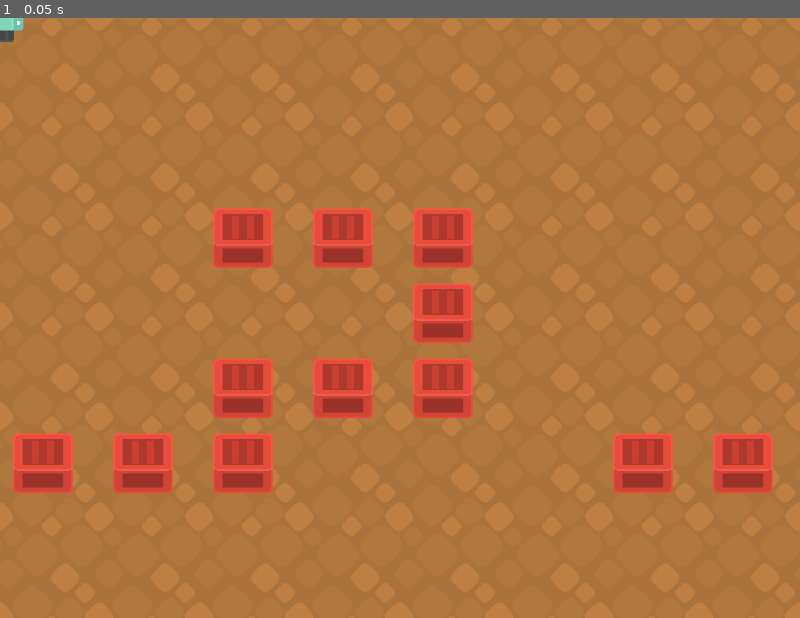
Above: before the commit, frame 1.
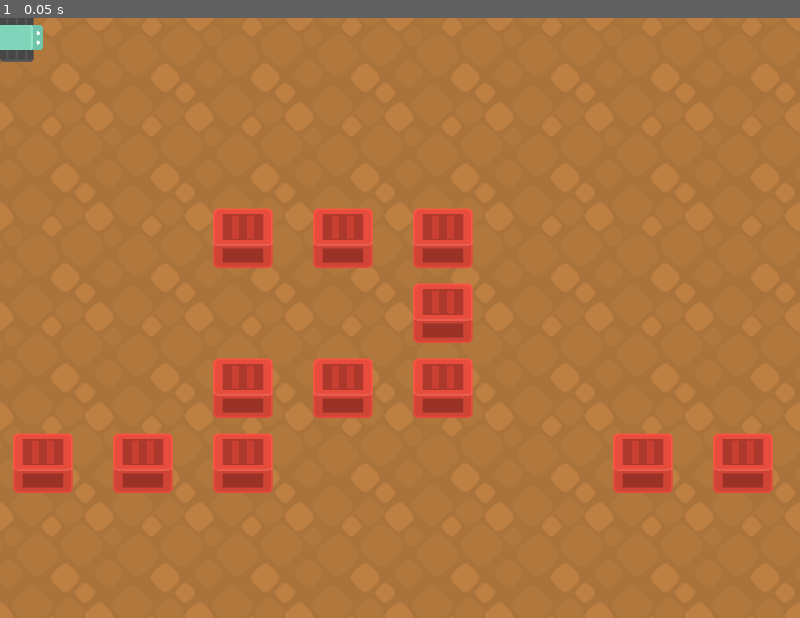
Above: after the commit, the same moment.

Repository: Herbrant/riBOTtaro
Game: Godot game, scene res://scene/base.tscn
Same seed, same stepped clock (60 frames per second), same inputs: the game is played once before the commit and once after it.
Inputs:
- Up to frame 1 (0.05 s): no input

The runs differ from the first frame. In frame 1, 0.3% of the frame differs, in the area x 0-6%, y 0-8%.

Commit message:
feat: updated controller

Diff:
--- a/godot/scene/base.tscn
+++ b/godot/scene/base.tscn
@@ -90,6 +90,7 @@
 [node name="CharacterBody2D" type="CharacterBody2D" parent="."]
 light_mask = 15
 visibility_layer = 15
+position = Vector2(25, 25)
 rotation = 0.000163446
 script = ExtResource("3_f5dfi")
 
--- a/godot/script/CharacterBody2D.gd
+++ b/godot/script/CharacterBody2D.gd
@@ -10,27 +10,27 @@
 	screen_size = get_viewport_rect().size
 	server.listen(PORT)
 
-func _physics_process(delta):
+func _process(delta):
 	var err: Error
 	socket.accept_stream(server.take_connection())
 	socket.poll()
 
 	var state = socket.get_ready_state()
+	var data
 
 	if state == WebSocketPeer.STATE_OPEN:
 		while socket.get_available_packet_count():
 			var packet = socket.get_packet()
-			var pos = packet.to_float32_array()
-			print("Packet received: ", pos)
 
-			position.x = pos[0] * screen_size[0] * delta
-			position.y = pos[1] * screen_size[1] * delta
-			rotation = pos[2]
+			var json = JSON.new()
+			err = json.parse(packet.get_string_from_utf8())
 
-			velocity = Vector2.ZERO
-			move_and_slide()
+			if err == OK:
+				data = json.data
 
+				position.x = data[0] * screen_size[0] * delta + 25
+				position.y = data[1] * screen_size[1] * delta + 25
+				rotation = data[2]
 
-
-func _process(delta):
-	pass
+				velocity = Vector2.ZERO
+				move_and_slide()
Not shown, changed: controller/controller.py
